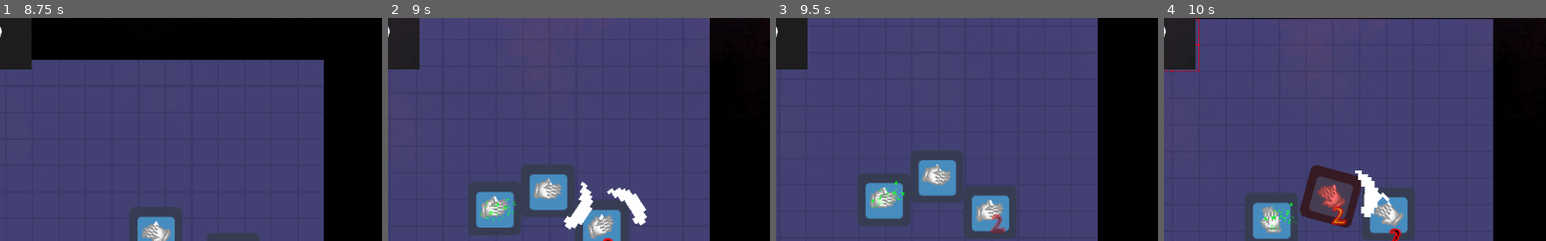
Above: before the commit, frames 1-4 (left to right).
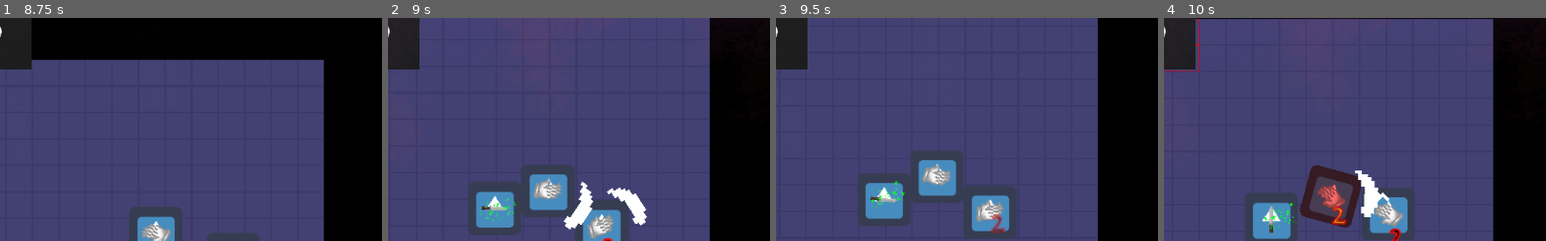
Above: after the commit, the same moments.

Repository: ColdCalzone/GWJ-30
Game: Godot game, scene res://singletons/Game.tscn
The game is run twice, just before and just after one commit, with the same random seed, the same clock (stepped at 60 frames per second) and the same inputs. The project has no main scene, so this scene is started directly. The engine's default icon, where the game draws it, is replaced by a stand-in: a white triangle on a blue panel in a dark square.
Inputs (mouse positions are % of the whole screen's width and height, from its top left):
- Up to frame 1 (8.75 s): tap Enter (ui_accept) at 0.5, 0.77, 1.52, 3.02, 3.77, 4.52, 6.02, 6.77, 7.52 s; move the mouse to (45, 70) at 0.52 s; hold Space (attack) 0.53-1.28 s; hold W (move_up) 0.53-2.03 s; move the mouse to (80, 65) at 1.27 s; tap Space (attack) every 1.5 s from 1.35 to 7.35 s; move the mouse to (20, 35) at 2.02 s; hold Space (attack) 2.03-2.78 s; hold A (move_left) 2.03-3.53 s; move the mouse to (55, 50) at 2.77 s; move the mouse to (35, 25) at 3.52 s; hold S (move_down) 3.53-4.28 s; hold Space (attack) 3.53-4.28 s; move the mouse to (72, 45) at 4.27 s; hold D (move_right) 4.28-5.03 s; move the mouse to (30, 55) at 5.02 s; hold W (move_up) 5.03-5.78 s; hold Space (attack) 5.03-5.78 s; move the mouse to (60, 28) at 5.77 s; hold D (move_right) 5.78-8.03 s; move the mouse to (45, 70) at 6.52 s; hold Space (attack) 6.53-7.28 s; move the mouse to (80, 65) at 7.27 s; move the mouse to (20, 35) at 8.02 s; hold S (move_down) from 8.03 s (still down); hold Space (attack) from 8.03 s (still down)
- Up to frame 2 (9 s): move the mouse to (55, 50) at 8.77 s; release S (move_down) at 8.78 s; release Space (attack) at 8.78 s; hold A (move_left) from 8.78 s (still down); tap Space (attack) at 8.85 s
- Up to frame 3 (9.5 s): keep holding A (move_left); tap Enter (ui_accept) at 9.02 s
- Up to frame 4 (10 s): move the mouse to (35, 25) at 9.52 s; release A (move_left) at 9.53 s; hold W (move_up) from 9.53 s (still down); hold Space (attack) from 9.53 s (still down); tap Enter (ui_accept) at 9.77 s
The pictures show only the part of the screen within x 21-71%, y 6-56%; the shares and areas given below are measured in that part.

Frame 1 is identical in both runs. In frame 2, 0.4% of the frame differs, in the area x 24-32%, y 79-90%; in frame 3, 0.4%, in the area x 24-32%, y 76-86%; in frame 4, 0.4%.

Commit message:
Enemy1 now has a chance to spawn with shortsword

Diff:
--- a/objects/enemies/Enemy1.gd
+++ b/objects/enemies/Enemy1.gd
@@ -14,7 +14,7 @@
 	max_health = 10
 	health = 10
 	attack_damage = 1
-	set_weapon("slap")
+	set_weapon(["slap", "slap", "shortsword"][randi() % 3])
 
 
 
